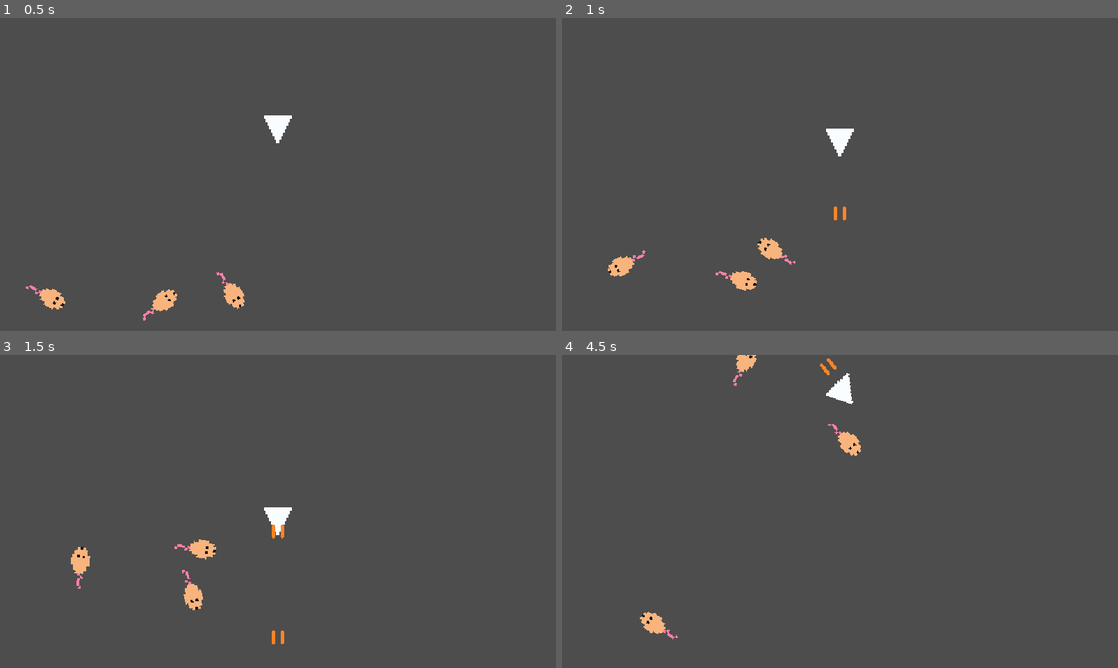
Above: before the commit, frames 1-4 (two rows, left to right).
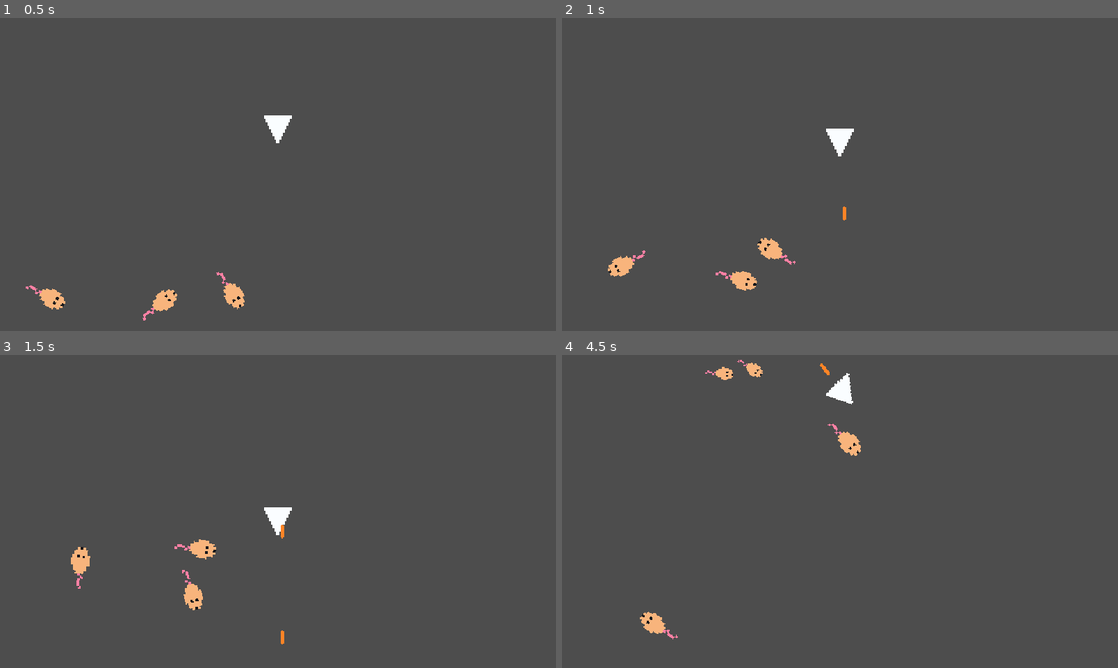
Above: after the commit, the same moments.

Repository: problem-18-dev/cheese-chasers
Game: Godot game, scene res://scenes/main.tscn
Two runs of this game, one before a commit and one after it. Both use one fixed random seed, a clock stepped at 60 frames per second and the inputs below.
Inputs:
- Up to frame 1 (0.5 s): no input
- Up to frame 2 (1 s): tap Enter at 0.5 s; hold Up (move_forward) from 0.53 s (still down); hold Space (shoot) from 0.53 s (still down)
- Up to frame 3 (1.5 s): keep holding Up (move_forward); release Space (shoot) at 1.28 s; tap Space (shoot) at 1.35 s
- Up to frame 4 (4.5 s): release Up (move_forward) at 2.03 s; hold Space (shoot) 2.03-2.78 s; hold A (turn_left) 2.03-4.28 s; tap Space (shoot) at 2.85, 4.35 s; hold Space (shoot) 3.53-4.28 s; hold D (turn_right) from 4.28 s (still down)

Frame 1 is identical in both runs. In frame 2, less than 0.1% of the frame differs, in the area x 48-50%, y 60-65%; in frame 3, less than 0.1%; in frame 4, 0.4%, in the area x 25-50%, y 0-10%.

Commit message:
feat: mice spawn on mouse death

Diff:
--- a/scenes/base_level/base_level.gd
+++ b/scenes/base_level/base_level.gd
@@ -1,5 +1,8 @@
 extends Node
 
+
+@export_category("Level")
+@export var start_mice := 3
 
 @onready var _mouse_scene: PackedScene = load("res://scenes/mouse/mouse.tscn")
 @onready var _spawn_marker: PathFollow2D = $SpawnPath/SpawnLocation
@@ -7,21 +10,33 @@
 
 
 func _ready() -> void:
-	_spawn_mice(3)
+	_spawn_mice()
 
 
-func _spawn_mice(amount: int) -> void:
-	for i in amount:
+func _spawn_mice() -> void:
+	for i in start_mice:
 		var mouse := _mouse_scene.instantiate()
+
+		# Position
 		_spawn_marker.progress_ratio = randf()
-		var direction := _spawn_marker.rotation + PI / 2
-		direction += randf_range(-PI / 4, PI / 4)
-		mouse.start(_spawn_marker.position, direction, 3)
+		var position := _spawn_marker.position
+
+		# Direction
+		var direction_rotation = _spawn_marker.rotation + PI / 2
+		direction_rotation += randf_range(-PI / 4, PI / 4)
+		var direction := Vector2(1, 0).rotated(direction_rotation)
+
+		# Spawn
+		mouse.start(position, direction, 3)
 		mouse.hit.connect(_on_mouse_hit)
 		_mice.add_child(mouse)
 
 
-func _on_mouse_hit(hit_position: Vector2, scale: int) -> void:
-	# Create two smaller mice
-	for i in scale - 1:
-		pass
+func _on_mouse_hit(hit_position: Vector2, direction: Vector2, scale: int, count: int) -> void:
+	for i in count:
+		var mouse := _mouse_scene.instantiate()
+		var spawn_rotation := randf_range(-PI / 2,  PI / 2)
+		var spawn_direction := direction.rotated(spawn_rotation)
+		mouse.start(hit_position, spawn_direction, scale - 1)
+		mouse.hit.connect(_on_mouse_hit)
+		_mice.add_child(mouse)
--- a/scenes/mouse/mouse.gd
+++ b/scenes/mouse/mouse.gd
@@ -1,7 +1,7 @@
 extends Floater
 
 
-signal hit(position: Vector2, scale: int)
+signal hit(position: Vector2, direction: Vector2, scale: int, mice_on_death: int)
 
 @export_category("Movement")
 @export var min_speed := 50.0
@@ -11,28 +11,33 @@
 @export var min_rotation := PI / 2
 @export var max_rotation := TAU
 
+@export_category("Death")
+@export var mice_on_death := 2
+
 var _scale: int
 
 @onready var collision_shape_2d: CollisionShape2D = $CollisionShape2D
 @onready var sprite_2d: Sprite2D = $Sprite2D
 
 
-func start(start_position: Vector2, start_direction: float, start_scale: int) -> void:
+func start(start_position: Vector2, start_direction: Vector2, start_scale: int) -> void:
 	_change_size(start_scale)
+	var speed := randf_range(min_speed, max_speed)
+
 	position = start_position
-	var speed := Vector2(randf_range(min_speed, max_speed), 0)
-	linear_velocity = speed.rotated(start_direction)
+	linear_velocity = start_direction * speed
 	angular_velocity = randf_range(min_rotation, max_rotation)
 
 
 func take_damage() -> void:
-	if _scale <= 1:
-		queue_free()
+	if _scale > 1:
+		hit.emit(position, linear_velocity.normalized(), _scale, mice_on_death)
 
-	hit.emit(position, _scale)
+	queue_free()
 
 func _change_size(start_scale: int) -> void:
 	assert(start_scale > 0, "Starting scale for mouse is invalid.")
+
 	# Create new shape
 	var old_shape: Vector2 = $CollisionShape2D.shape.size
 	var new_shape := RectangleShape2D.new()
@@ -42,5 +47,4 @@
 	# Scale texture
 	$Sprite2D.apply_scale(Vector2(start_scale, start_scale))
 
-	# Keep current scale
 	_scale = start_scale
--- a/scenes/player/player.gd
+++ b/scenes/player/player.gd
@@ -34,11 +34,8 @@
 
 
 func _shoot() -> void:
-	var projectile_left: Projectile = projectile_scene.instantiate()
 	var projectile_right: Projectile = projectile_scene.instantiate()
-	projectile_left.start($LeftGunMarker2D.global_position, rotation)
 	projectile_right.start($RightGunMarker2D.global_position, rotation)
-	get_tree().root.add_child(projectile_left)
 	get_tree().root.add_child(projectile_right)
 
 	# Apply firing recoil
